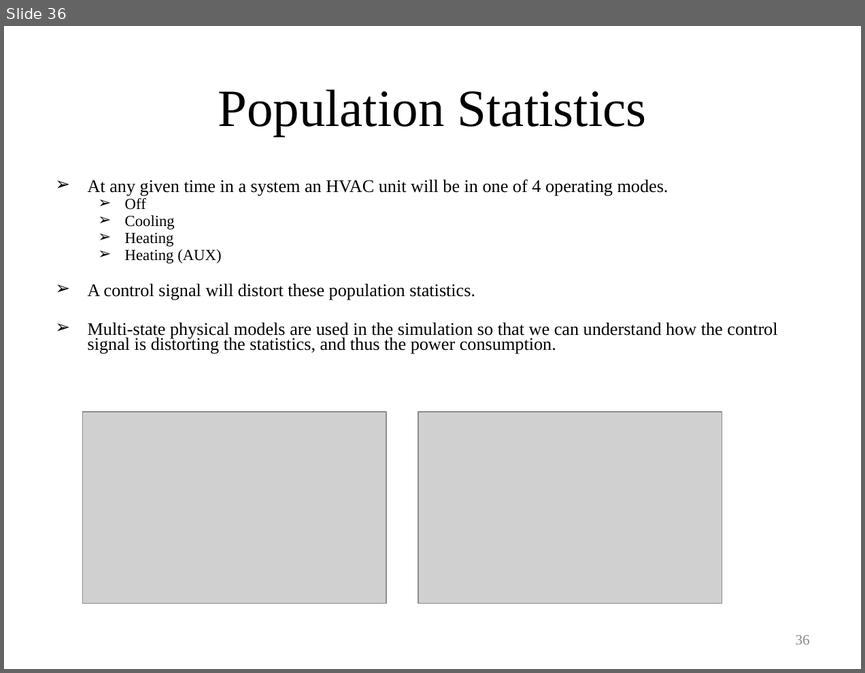
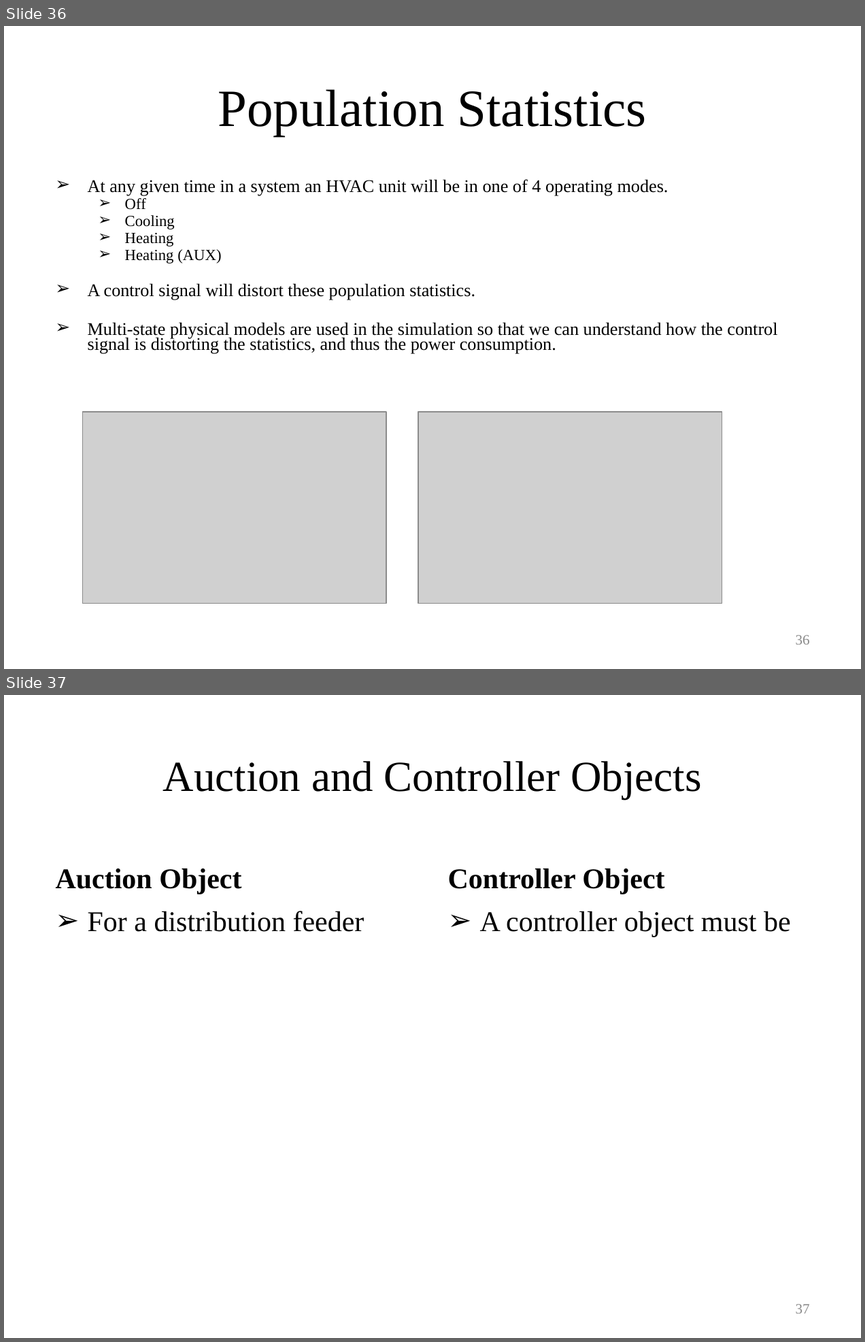
Before and after one commit to gridlab-d/course, a slide deck: Distribution Analysis Course/3.0 - Demand Responce.ppt. Shown one above the other, each under a label of ours: slide 36 before the commit, slides 36 and 37 after it. The pictures are 865x673 and 865x1342 pixels, drawn with LibreOffice and Linux fonts; fonts in the diff are those of the drawing; grey boxes stand for pictures. Boxes give left, top, right and bottom in pixels: in the first picture for what was removed or moved away, otherwise in the second. Text is boxed around its words. In the diff, an @@ line names an element or a change of style, - is before the commit and + after.

```diff
--- a/Distribution Analysis Course/3.0 - Demand Responce.ppt
+++ b/Distribution Analysis Course/3.0 - Demand Responce.ppt
@@ slide 37 added at <box>4,695,861,1338</box>, background #FFFFFF @@
@@ title added at <box>163,761,701,800</box>, 36 pt, text #000000 @@
+Auction and Controller Objects
@@ text added at <box>56,868,241,894</box>, 24 pt, text #000000, bold @@
+Auction Object
@@ text added at <box>448,868,664,894</box>, 24 pt, text #000000, bold @@
+Controller Object
@@ text added at <box>88,911,364,932</box>, 24 pt, text #000000 @@
+➢ For a distribution feeder
@@ text added at <box>480,911,791,937</box>, 24 pt, text #000000 @@
+➢ A controller object must be
@@ page number added at <box>796,1304,810,1313</box>, 12 pt, text #898989 @@
+37
```
Also in this commit, not shown: 3 slides changed, 4 other files.
